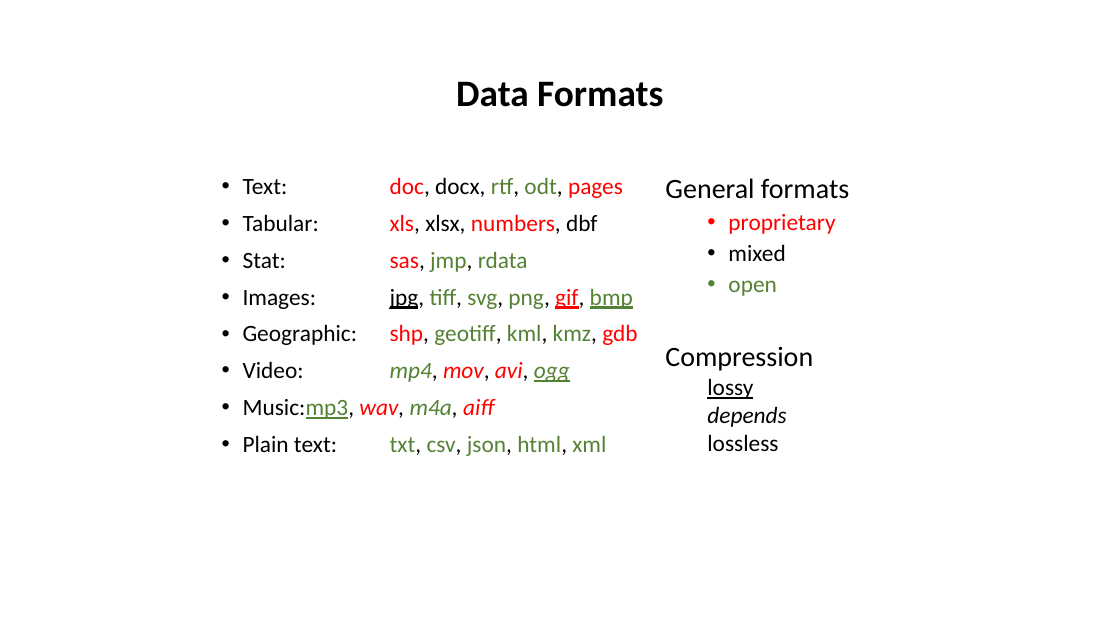
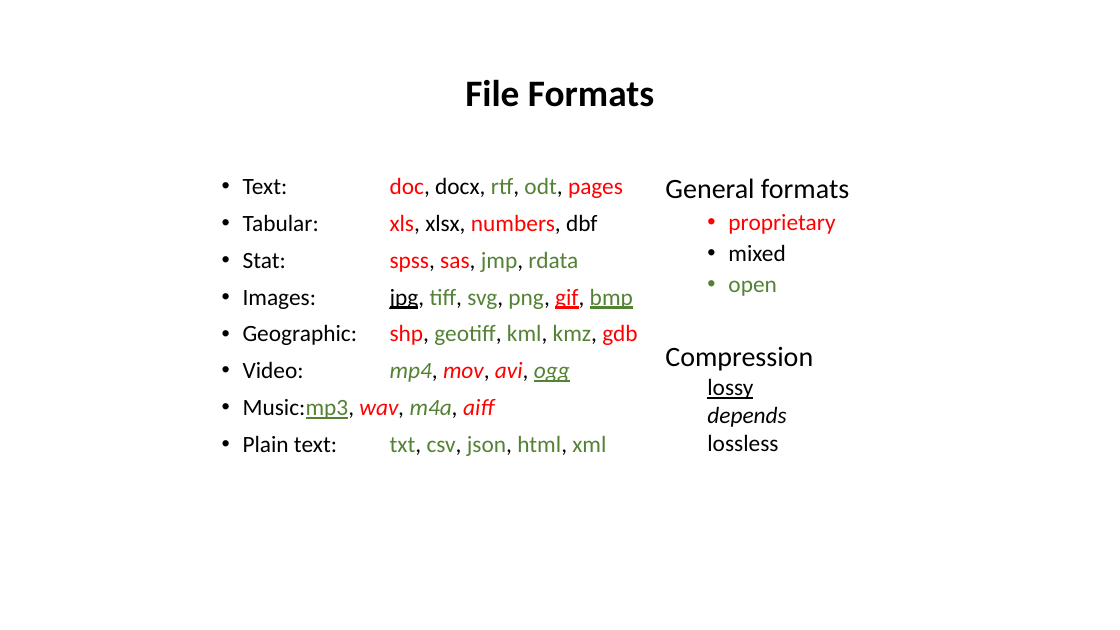
Before and after one commit to tibbben/teaching.data.literacy, a slide deck: slide 6 of UM_DataManagementClass/Lessons/03/03_secondMeeting.pptx (slide 5 before the commit). Drawn at 1120x630 pixels with LibreOffice and Linux fonts; fonts in the diff are those of the drawing. Boxes give left, top, right and bottom in pixels: in the first picture for what was removed or moved away, otherwise in the second. Text is boxed around its words. In the diff, an @@ line names an element or a change of style, - is before the commit and + after.

```diff
--- a/UM_DataManagementClass/Lessons/03/03_secondMeeting.pptx
+++ b/UM_DataManagementClass/Lessons/03/03_secondMeeting.pptx
@@ title at <box>465,79,654,107</box>: text changed @@
-Data Formats
+File Formats
@@ text at <box>243,251,578,272</box>: text changed; text colour #548235 to #000000 @@
-• Stat: sas, jmp, rdata
+• Stat: spss, sas, jmp, rdata
```
Also in this commit, not shown: 3 other slides changed, 2 slides added, 1 slide removed, 1 other file.
